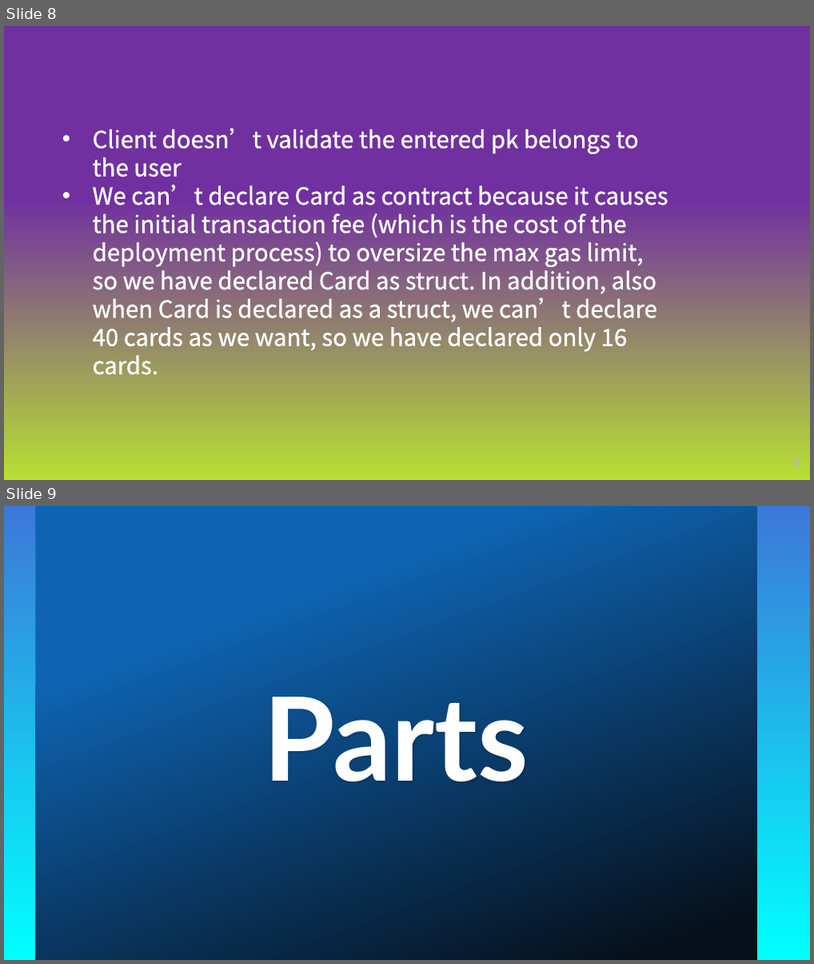
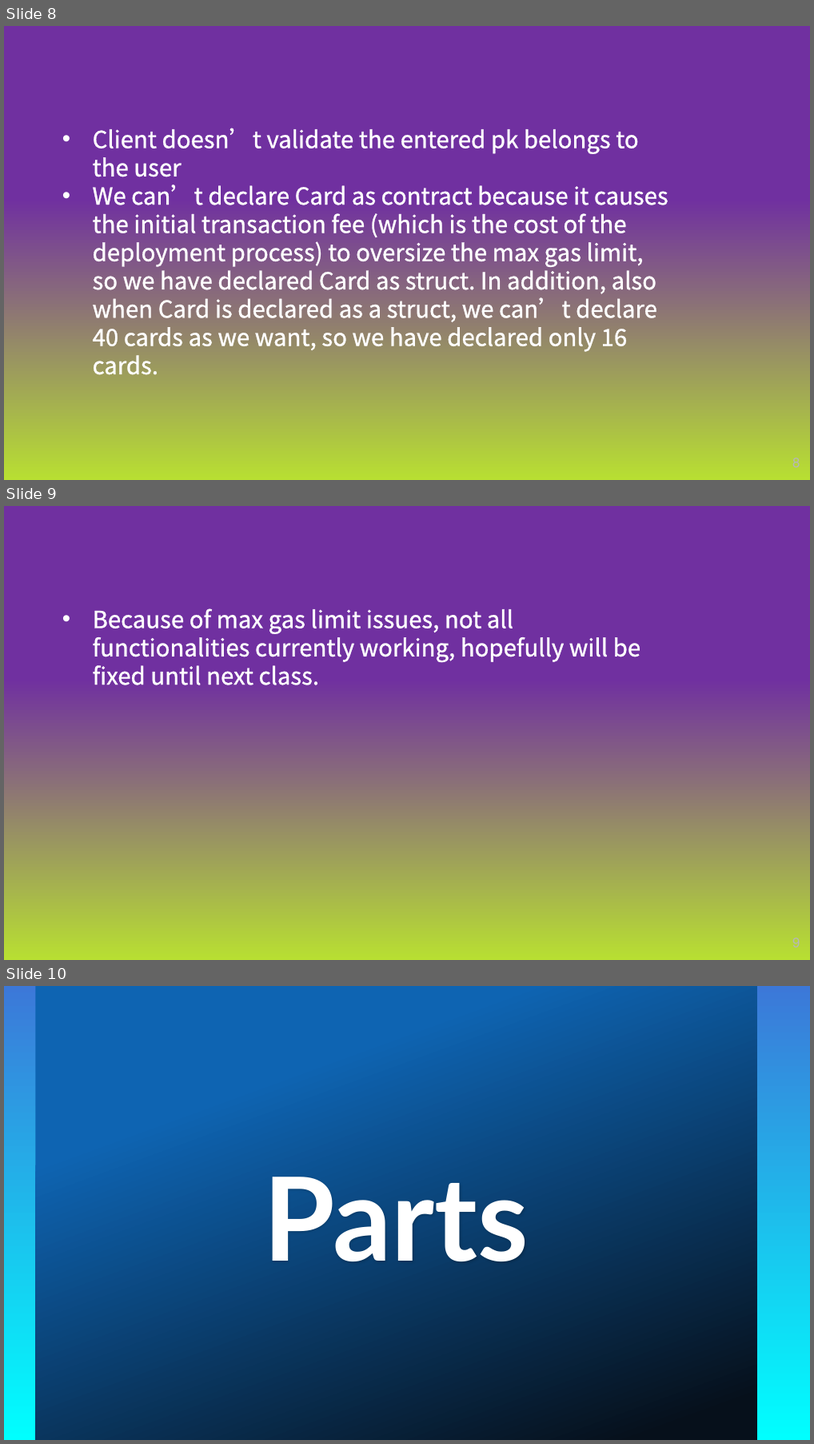
Before and after one commit to ronfri48/Play4Play, a slide deck: docs/Blockchain Final Project.pptx. Shown one above the other, each under a label of ours: slides 8 and 9 before the commit, slides 8, 9 and 10 after it. The pictures are 814x964 and 814x1444 pixels, drawn with LibreOffice and Linux fonts; fonts in the diff are those of the drawing; background and template pictures are left out. Boxes give left, top, right and bottom in pixels: in the first picture for what was removed or moved away, otherwise in the second. Text is boxed around its words. In the diff, an @@ line names an element or a change of style, - is before the commit and + after.

```diff
--- a/docs/Blockchain Final Project.pptx
+++ b/docs/Blockchain Final Project.pptx
@@ slide 9 added at [4, 506, 810, 960], background picture (left out) @@
@@ text added at [93, 608, 641, 685], 28 pt, text #FFFFFF @@
+• Because of max gas limit issues, not all functionalities currently working, hopefully will be fixed until next class.
@@ page number added at [793, 937, 800, 948], 16 pt, text #B7B7B7 @@
+9
@@ what was slide 9 is now slide 10 @@
```
Also in this commit, not shown: 2 slides changed.
